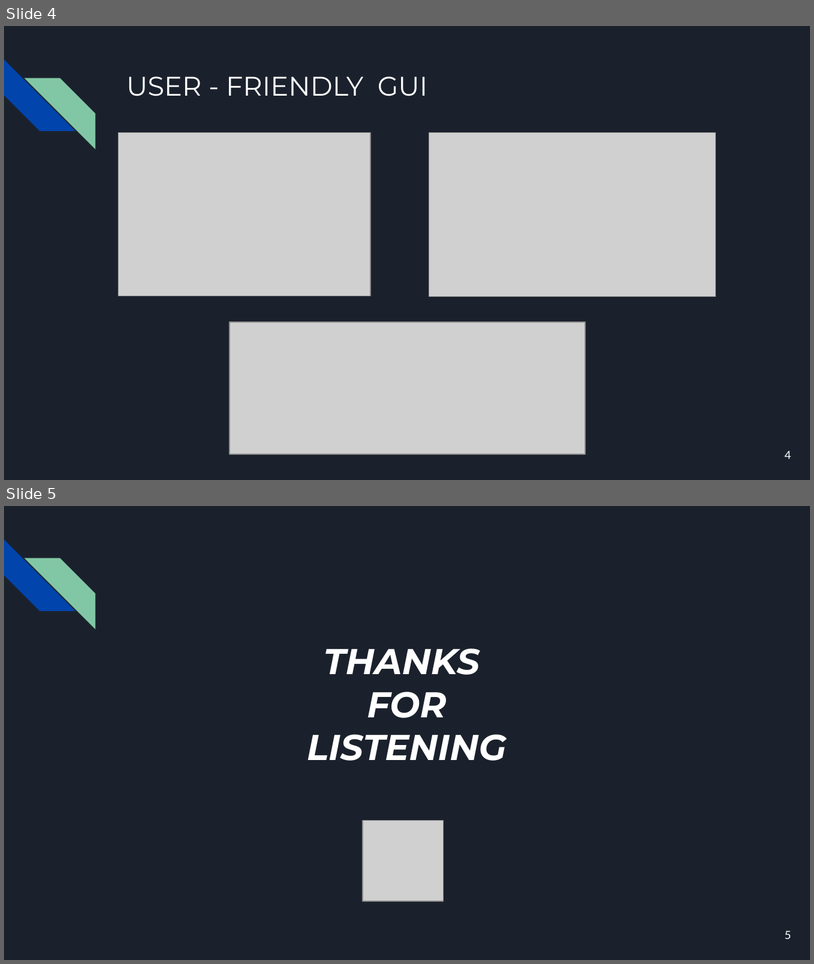
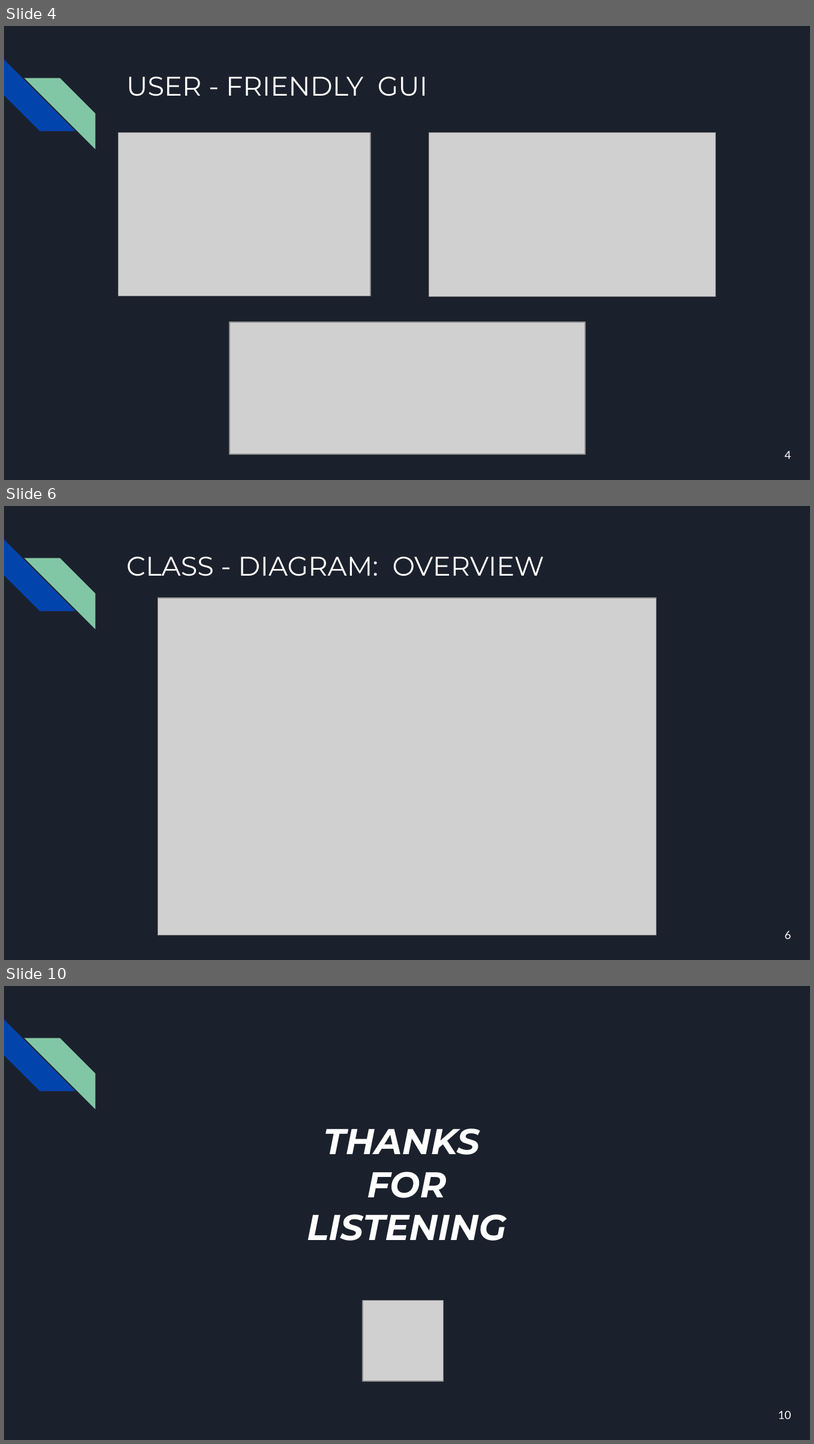
Before and after one commit to GianC0/IST-SOE, a slide deck: presentation.pptx. Shown one above the other, each under a label of ours: slides 4 and 5 before the commit, slides 4, 6 and 10 after it; the slides between them are not shown. The pictures are 814x964 and 814x1444 pixels, drawn with LibreOffice and Linux fonts; fonts in the diff are those of the drawing; grey boxes stand for pictures. Boxes give left, top, right and bottom in pixels: in the first picture for what was removed or moved away, otherwise in the second. Text is boxed around its words. In the diff, an @@ line names an element or a change of style, - is before the commit and + after.

```diff
--- a/presentation.pptx
+++ b/presentation.pptx
@@ slide 6 added at (4, 506, 810, 960), background #1B212C; not listed: 2 template elements that a slide beside it also shows @@
@@ title added at (126, 556, 545, 576), 24 pt, text #FFFFFF @@
+CLASS - DIAGRAM: OVERVIEW
@@ picture added at (158, 598, 657, 935) @@
@@ page number added at (785, 930, 792, 939), 10 pt, text #FFFFFF @@
+6
@@ what was slide 5 is now slide 10 @@
@@ page number at (779, 1410, 792, 1419): text changed @@
-5
+10
```
Also in this commit, not shown: 2 slides changed, 4 other slides added.
